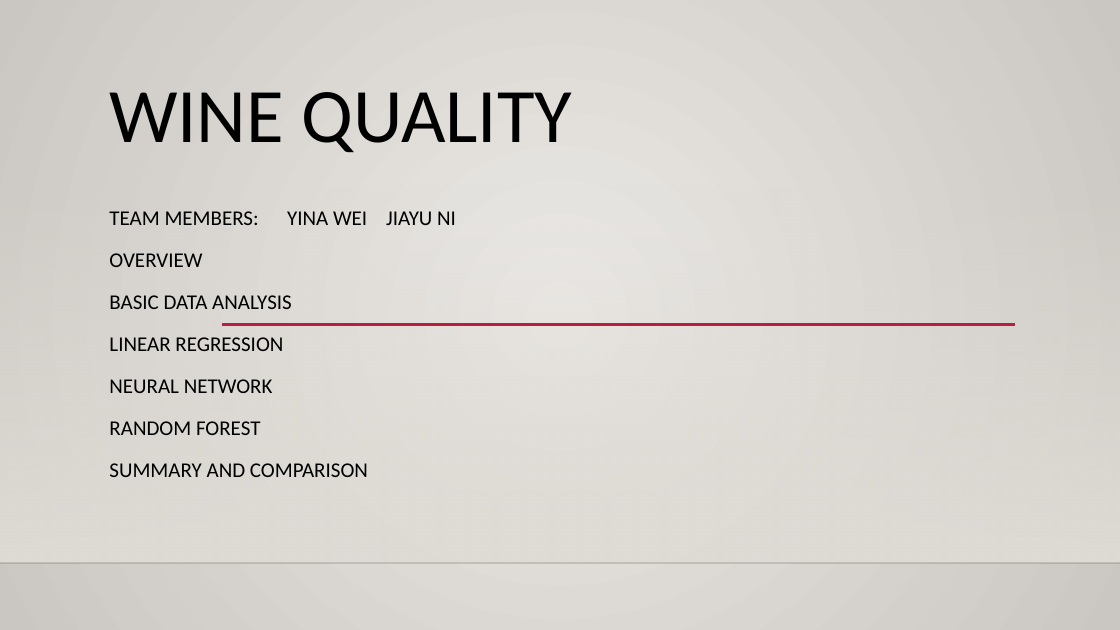
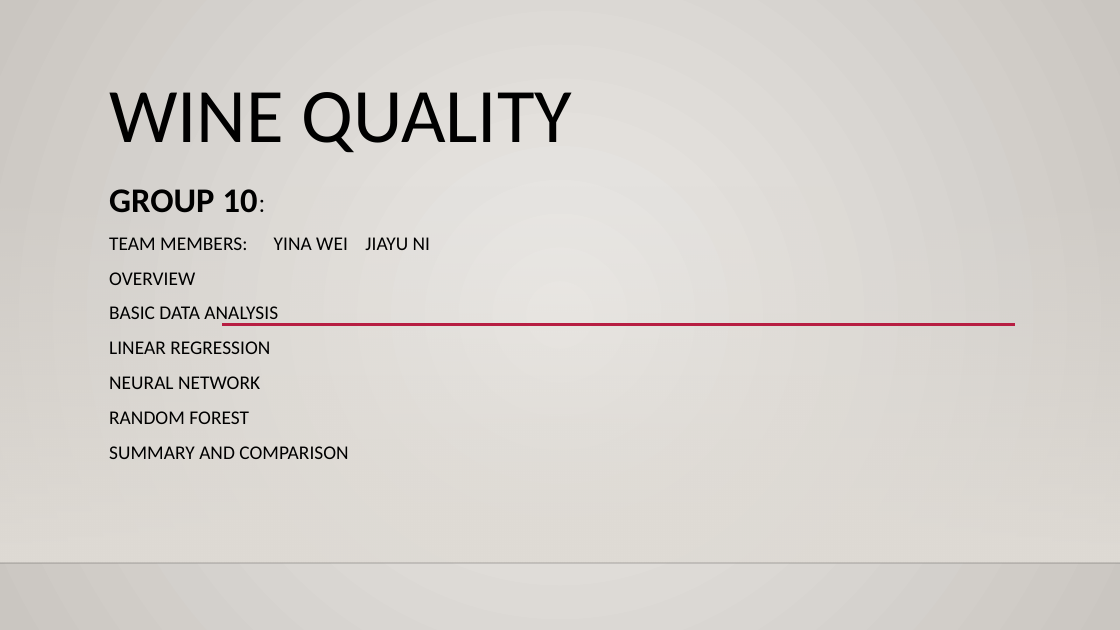
Before and after one commit to TZstatsADS/Fall2017-project5-grp10, a slide deck: slide 1 of output/ppt for project 5.pptx. Drawn at 1120x630 pixels with LibreOffice and Linux fonts; fonts in the diff are those of the drawing; background and template pictures are left out. Boxes give left, top, right and bottom in pixels: in the first picture for what was removed or moved away, otherwise in the second. Text is boxed around its words. In the diff, an @@ line names an element or a change of style, - is before the commit and + after.

Commit message:
updated

```diff
--- a/output/ppt for project 5.pptx
+++ b/output/ppt for project 5.pptx
@@ subtitle "GROUP 10：": place and size @@
-subtitle "GROUP 10：" at [109,211,456,477]
+subtitle "GROUP 10：" at [109,189,430,459]
@@ subtitle at [109,189,258,213]: paragraph added @@
+GROUP 10：
@@ subtitle at [109,237,430,459]: size 18 to 16.6 pt; line spacing 1.2 to 1 @@
```
